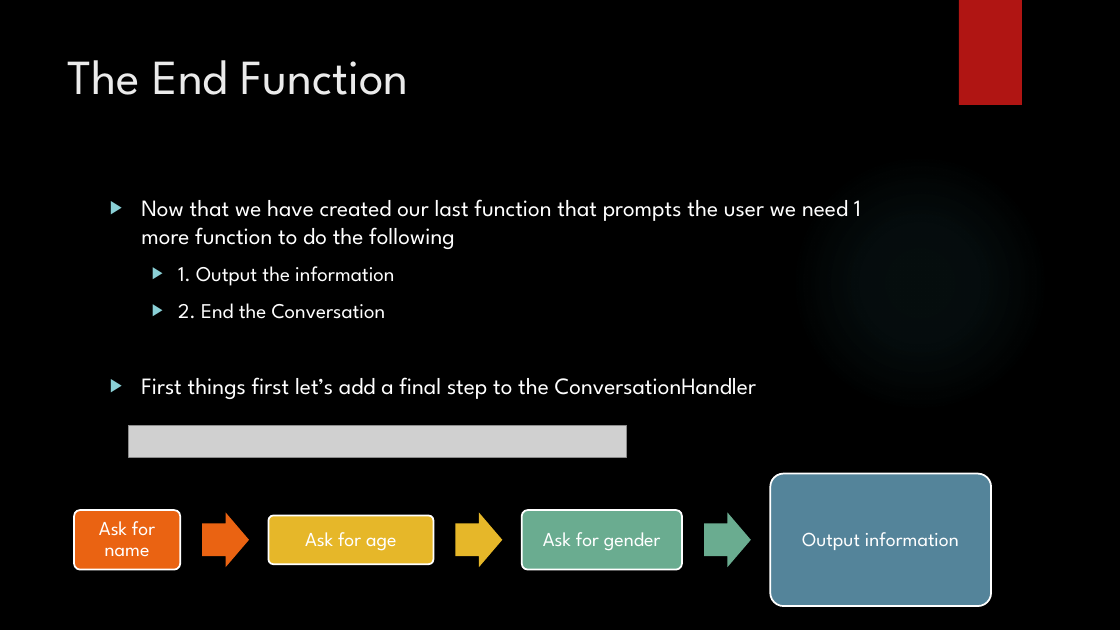
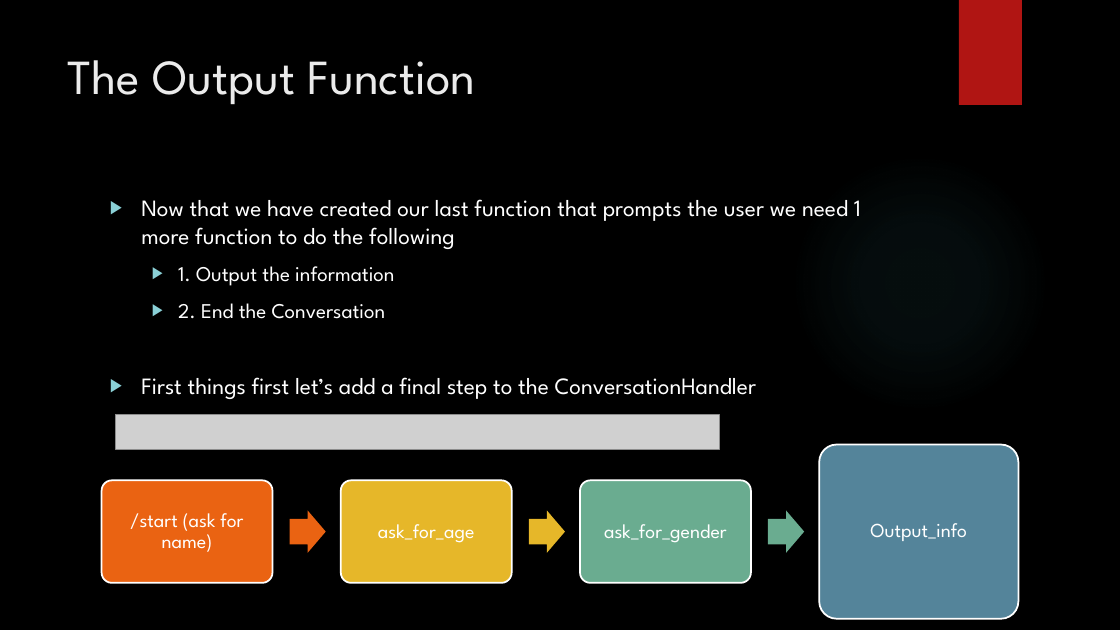
Before and after one commit to siddbose97/Telegram_Workshop, a slide deck: slide 66 of Second Python Course.pptx (slide 69 before the commit). Drawn at 1120x630 pixels with LibreOffice and Linux fonts; fonts in the diff are those of the drawing; grey boxes stand for pictures; background and template pictures are left out. Boxes give left, top, right and bottom in pixels: in the first picture for what was removed or moved away, otherwise in the second. Text is boxed around its words. In the diff, an @@ line names an element or a change of style, - is before the commit and + after.

```diff
--- a/Second Python Course.pptx
+++ b/Second Python Course.pptx
@@ title at bbox=[68, 60, 475, 105]: text changed @@
-The End Function
+The Output Function
@@ picture added at bbox=[116, 415, 719, 450] @@
@@ picture removed at bbox=[129, 426, 627, 458] @@
@@ rounded rectangle: place and size @@
-rounded rectangle at bbox=[770, 474, 991, 607]
+rounded rectangle at bbox=[819, 444, 1018, 618]
@@ rounded rectangle: place and size @@
-rounded rectangle at bbox=[74, 510, 180, 570]
+rounded rectangle at bbox=[102, 481, 272, 583]
@@ rounded rectangle: place and size @@
-rounded rectangle at bbox=[269, 516, 434, 565]
+rounded rectangle at bbox=[341, 481, 512, 583]
@@ rounded rectangle: place and size @@
-rounded rectangle at bbox=[522, 510, 682, 570]
+rounded rectangle at bbox=[581, 481, 751, 583]
@@ text at bbox=[130, 513, 243, 552]: text changed @@
-Ask for name
+/start (ask for name)
@@ right arrow: place and size @@
-right arrow at bbox=[202, 513, 250, 567]
+right arrow at bbox=[290, 511, 326, 553]
@@ text at bbox=[378, 524, 475, 543]: text changed @@
-Ask for age
+ask_for_age
@@ right arrow: place and size @@
-right arrow at bbox=[455, 513, 502, 567]
+right arrow at bbox=[528, 511, 565, 553]
@@ text at bbox=[604, 524, 727, 543]: text changed @@
-Ask for gender
+ask_for_gender
@@ right arrow: place and size @@
-right arrow at bbox=[704, 513, 751, 567]
+right arrow at bbox=[768, 511, 804, 553]
@@ text at bbox=[870, 523, 967, 541]: text changed @@
-Output information
+Output_info
```
Also in this commit, not shown: 29 other slides changed, 1 slide added, 8 slides removed, 3 other files.
